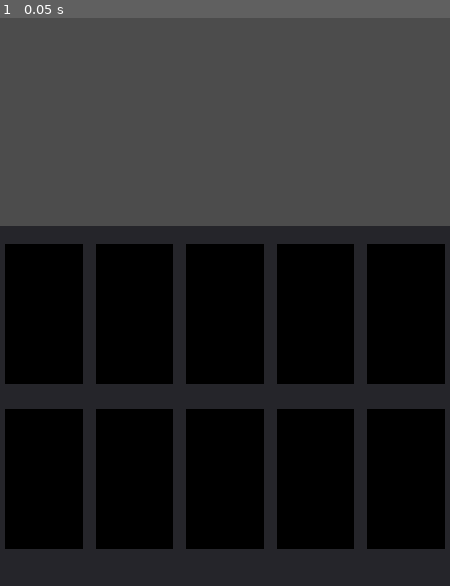
Above: before the commit, frame 1.
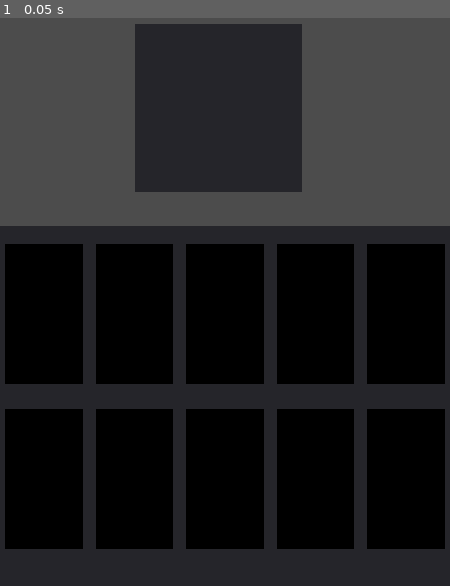
Above: after the commit, the same moment.

Repository: pusacaspica/gaMIAU
Game: Godot game, scene res://Scenes/UI_Test.tscn
The game is run twice, just before and just after one commit, with the same random seed, the same clock (stepped at 60 frames per second) and the same inputs.
Inputs:
- Up to frame 1 (0.05 s): no input

The runs differ from the first frame. In frame 1, 11% of the frame differs, in the area x 30-68%, y 1-31%.
Error after the commit: Parse Error: Mixed tabs and spaces in indentation. (res://Scenes/Inventario.gd:29)

Commit message:
adding inv slots scripts

Diff:
--- /dev/null
+++ b/Scenes/Inventario.gd
@@ -0,0 +1,79 @@
+extends Control
+
+onready var CardBase = preload("res://Scenes/CardBase.tscn")
+
+onready var slots = get_tree().get_nodes_in_group("InvSlot")
+
+var item_held = null
+var item_offset = Vector2()
+var last_container = null
+var last_pos = Vector2()
+
+func _ready():
+	pass
+
+
+func _process(delta):
+    var cursor_pos = get_global_mouse_position()
+    if Input.is_action_just_pressed("inv_grab"):
+        grab(cursor_pos)
+    if Input.is_action_just_released("inv_grab"):
+        release(cursor_pos)
+    if item_held != null:
+        item_held.rect_global_position = cursor_pos + item_offset
+
+func grab(cursor_pos):
+	var c = get_container_under_cursor(cursor_pos)
+	print(c)
+	if c != null and c.has_method("grab_item"):
+        item_held = c.grab_item(cursor_pos)
+        if item_held != null:
+            last_container = c
+            last_pos = item_held.rect_global_position
+            item_offset = item_held.rect_global_position - cursor_pos
+            move_child(item_held, get_child_count())
+
+func release(cursor_pos):
+    if item_held == null:
+        return
+    var c = get_container_under_cursor(cursor_pos)
+    if c == null:
+        drop_item()
+    elif c.has_method("insert_item"):
+        if c.insert_item(item_held):
+            item_held = null
+        else:
+            return_item()
+    else:
+        return_item()
+
+
+func get_container_under_cursor(cursor_pos):
+    var containers = slots
+    for c in containers:
+        if c.get_global_rect().has_point(cursor_pos):
+            return c
+    return null
+
+func drop_item():
+    item_held.queue_free()
+    item_held = null
+
+func return_item():
+    item_held.rect_global_position = last_pos
+    last_container.insert_item(item_held)
+    item_held = null
+
+func pickup_item(item_id):
+	var item = CardBase.instance()
+	item.set_meta("id", item_id)
+	item.texture = load(CardsDB.get_item(item_id)["icon"])
+	add_child(item)
+	var inserted = false
+	for slot in slots:
+		if !inserted:
+			if slot.insert_item_at_first_available_spot(item):
+				inserted = true
+       # item.queue_free()
+       # return false
+    return true
--- /dev/null
+++ b/Scenes/Panel.gd
@@ -0,0 +1,87 @@
+extends Panel
+var items = []
+
+var grid = {}
+var cell_size = 32
+var grid_width = 0
+var grid_height = 0
+
+func _ready():
+    var s = get_grid_size(self)
+    grid_width = s.x
+    grid_height = s.y
+
+    for x in range(grid_width):
+        grid[x] = {}
+        for y in range(grid_height):
+            grid[x][y] = false
+
+func insert_item(item):
+    var item_pos = item.rect_global_position + Vector2(cell_size / 2, cell_size / 2)
+    var g_pos = pos_to_grid_coord(item_pos)
+    var item_size = get_grid_size(item)
+    if is_grid_space_available(g_pos.x, g_pos.y, item_size.x, item_size.y):
+        set_grid_space(g_pos.x, g_pos.y, item_size.x, item_size.y, true)
+        item.rect_global_position = rect_global_position + Vector2(g_pos.x, g_pos.y) * cell_size
+        items.append(item)
+        return true
+    else:
+        return false
+
+func grab_item(pos):
+    var item = get_item_under_pos(pos)
+    if item == null:
+        return null
+
+    var item_pos = item.rect_global_position + Vector2(cell_size / 2, cell_size / 2)
+    var g_pos = pos_to_grid_coord(item_pos)
+    var item_size = get_grid_size(item)
+    set_grid_space(g_pos.x, g_pos.y, item_size.x, item_size.y, false)
+
+    items.remove(items.find(item))
+    return item
+
+func pos_to_grid_coord(pos):
+    var local_pos = pos - rect_global_position
+    var results = {}
+    results.x = int(local_pos.x / cell_size)
+    results.y = int(local_pos.y / cell_size)
+    return results
+
+func get_grid_size(item):
+    var results = {}
+    var s = item.rect_size
+    results.x = clamp(int(s.x / cell_size), 1, 500)
+    results.y = clamp(int(s.y / cell_size), 1, 500)
+    return results
+
+func is_grid_space_available(x, y, w ,h):
+    if x < 0 or y < 0:
+        return false
+    if x + w > grid_width or y + h > grid_height:
+        return false
+    for i in range(x, x + w):
+        for j in range(y, y + h):
+            if grid[i][j]:
+                return false
+    return true
+
+func set_grid_space(x, y, w, h, state):
+    for i in range(x, x + w):
+        for j in range(y, y + h):
+            grid[i][j] = state
+
+func get_item_under_pos(pos):
+    for item in items:
+        if item.get_global_rect().has_point(pos):
+            return item
+    return null
+
+func insert_item_at_first_available_spot(item):
+    for y in range(grid_height):
+        for x in range(grid_width):
+            if !grid[x][y]:
+                item.rect_global_position = rect_global_position + Vector2(x, y) * cell_size
+                if insert_item(item):
+                    return true
+    return false
--- a/Scenes/UI_Test.gd
+++ b/Scenes/UI_Test.gd
@@ -1,9 +1,5 @@
 extends Control
 
-# Declare member variables here. Examples:
-# var a = 2
-# var b = "text"
-#onready var CardContainer : = $HBoxContainer
 onready var CardBase = preload("res://Scenes/CardBase.tscn")
 # Called when the node enters the scene tree for the first time.
 func _ready():
--- a/Scenes/UI_Test.tscn
+++ b/Scenes/UI_Test.tscn
@@ -1,6 +1,8 @@
-[gd_scene load_steps=2 format=2]
+[gd_scene load_steps=4 format=2]
 
 [ext_resource path="res://Scenes/UI_Test.gd" type="Script" id=1]
+[ext_resource path="res://Scenes/Inventario.gd" type="Script" id=2]
+[ext_resource path="res://Scenes/Panel.gd" type="Script" id=3]
 
 [node name="UI_Test" type="Control"]
 anchor_right = 1.0
@@ -10,81 +12,118 @@
 "_edit_lock_": true
 }
 
-[node name="Panel" type="Panel" parent="."]
+[node name="Inventario" type="Control" parent="."]
+margin_right = 40.0
+margin_bottom = 40.0
+script = ExtResource( 2 )
+
+[node name="Panel11" type="Panel" parent="Inventario"]
 margin_top = 1056.0
 margin_right = 1080.0
 margin_bottom = 1920.0
 
-[node name="Inventario" type="Control" parent="."]
-margin_right = 40.0
-margin_bottom = 40.0
-
-[node name="Panel" type="Panel" parent="Inventario"]
+[node name="Panel" type="Panel" parent="Inventario" groups=[
+"InvSlot",
+]]
 modulate = Color( 0, 0, 0, 1 )
 margin_left = 13.0
 margin_top = 1100.0
 margin_right = 199.0
 margin_bottom = 1436.0
+script = ExtResource( 3 )
 
-[node name="Panel8" type="Panel" parent="Inventario"]
+[node name="Panel8" type="Panel" parent="Inventario" groups=[
+"InvSlot",
+]]
 modulate = Color( 0, 0, 0, 1 )
 margin_left = 13.0
 margin_top = 1496.0
 margin_right = 199.0
 margin_bottom = 1832.0
+script = ExtResource( 3 )
 
-[node name="Panel2" type="Panel" parent="Inventario"]
+[node name="Panel2" type="Panel" parent="Inventario" groups=[
+"InvSlot",
+]]
 modulate = Color( 0, 0, 0, 1 )
 margin_left = 230.0
 margin_top = 1100.0
 margin_right = 416.0
 margin_bottom = 1436.0
+script = ExtResource( 3 )
 
-[node name="Panel7" type="Panel" parent="Inventario"]
+[node name="Panel7" type="Panel" parent="Inventario" groups=[
+"InvSlot",
+]]
 modulate = Color( 0, 0, 0, 1 )
 margin_left = 230.0
 margin_top = 1496.0
 margin_right = 416.0
 margin_bottom = 1832.0
+script = ExtResource( 3 )
 
-[node name="Panel3" type="Panel" parent="Inventario"]
+[node name="Panel3" type="Panel" parent="Inventario" groups=[
+"InvSlot",
+]]
 modulate = Color( 0, 0, 0, 1 )
 margin_left = 447.0
 margin_top = 1100.0
 margin_right = 633.0
 margin_bottom = 1436.0
+script = ExtResource( 3 )
 
-[node name="Panel10" type="Panel" parent="Inventario"]
+[node name="Panel10" type="Panel" parent="Inventario" groups=[
+"InvSlot",
+]]
 modulate = Color( 0, 0, 0, 1 )
 margin_left = 447.0
 margin_top = 1496.0
 margin_right = 633.0
 margin_bottom = 1832.0
+script = ExtResource( 3 )
 
-[node name="Panel4" type="Panel" parent="Inventario"]
+[node name="Panel4" type="Panel" parent="Inventario" groups=[
+"InvSlot",
+]]
 modulate = Color( 0, 0, 0, 1 )
 margin_left = 664.0
 margin_top = 1100.0
 margin_right = 850.0
 margin_bottom = 1436.0
+script = ExtResource( 3 )
 
-[node name="Panel6" type="Panel" parent="Inventario"]
+[node name="Panel6" type="Panel" parent="Inventario" groups=[
+"InvSlot",
+]]
 modulate = Color( 0, 0, 0, 1 )
 margin_left = 664.0
 margin_top = 1496.0
 margin_right = 850.0
 margin_bottom = 1832.0
+script = ExtResource( 3 )
 
-[node name="Panel5" type="Panel" parent="Inventario"]
+[node name="Panel5" type="Panel" parent="Inventario" groups=[
+"InvSlot",
+]]
 modulate = Color( 0, 0, 0, 1 )
 margin_left = 881.0
 margin_top = 1100.0
 margin_right = 1067.0
 margin_bottom = 1436.0
+script = ExtResource( 3 )
 
-[node name="Panel9" type="Panel" parent="Inventario"]
+[node name="Panel9" type="Panel" parent="Inventario" groups=[
+"InvSlot",
+]]
 modulate = Color( 0, 0, 0, 1 )
 margin_left = 881.0
 margin_top = 1496.0
 margin_right = 1067.0
 margin_bottom = 1832.0
+script = ExtResource( 3 )
+
+[node name="Caldeirao" type="Panel" parent="Inventario"]
+margin_left = 323.0
+margin_top = 572.0
+margin_right = 726.0
+margin_bottom = 975.0
--- a/project.godot
+++ b/project.godot
@@ -33,6 +33,14 @@
 window/stretch/mode="2d"
 window/stretch/aspect="keep"
 
+[input]
+
+inv_grab={
+"deadzone": 0.5,
+"events": [ Object(InputEventMouseButton,"resource_local_to_scene":false,"resource_name":"","device":0,"alt":false,"shift":false,"control":false,"meta":false,"command":false,"button_mask":0,"position":Vector2( 0, 0 ),"global_position":Vector2( 0, 0 ),"factor":1.0,"button_index":1,"pressed":false,"doubleclick":false,"script":null)
+ ]
+}
+
 [rendering]
 
 quality/driver/driver_name="GLES2"
